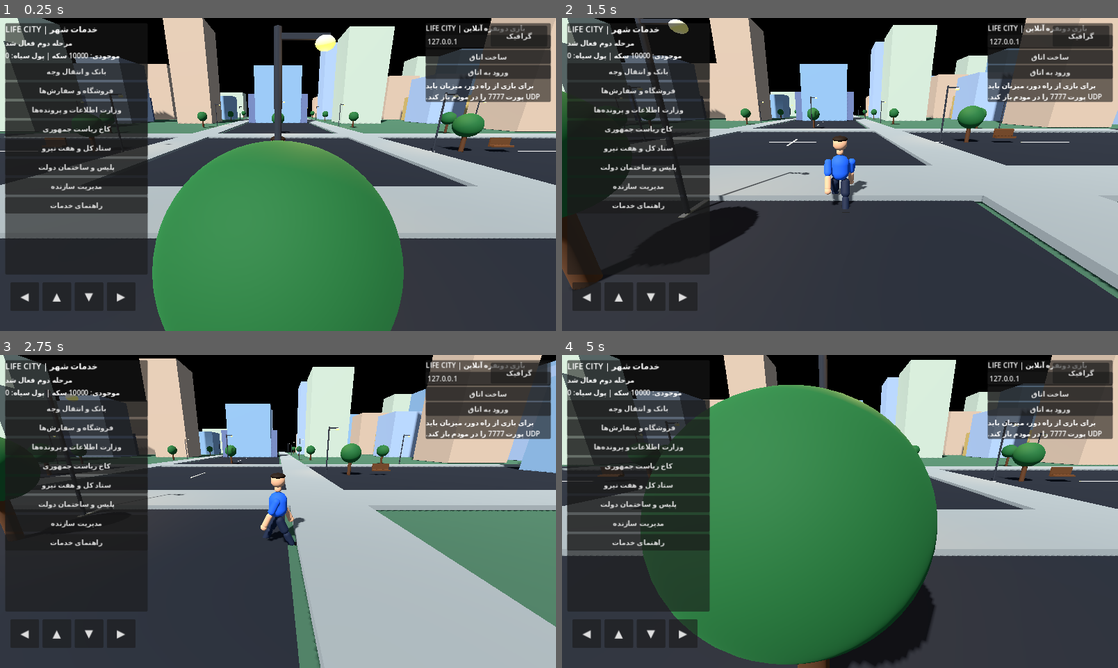
Above: before the commit, frames 1-4 (two rows, left to right).
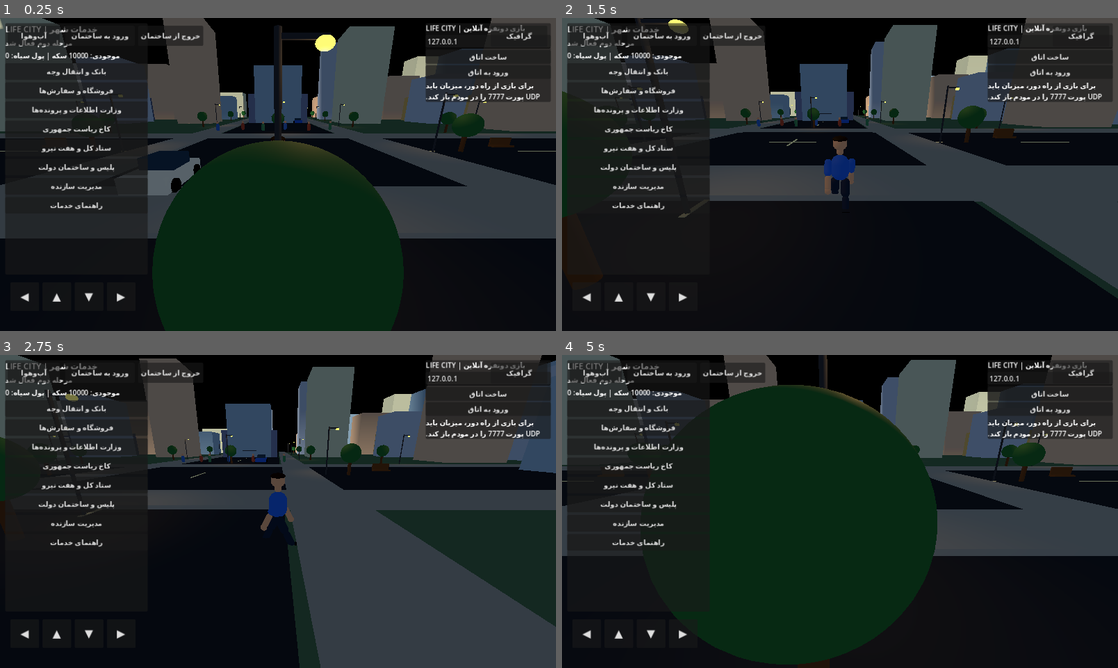
Above: after the commit, the same moments.

Repository: LifeCity2026Game/CITY
Game: Godot game, scene res://scenes/main.tscn
Two runs of this game, one before a commit and one after it. Both use one fixed random seed, a clock stepped at 60 frames per second and the inputs below.
Inputs:
- Up to frame 1 (0.25 s): no input
- Up to frame 2 (1.5 s): hold D 0.53-1.28 s; hold S from 1.28 s (still down)
- Up to frame 3 (2.75 s): release S at 2.03 s; hold D from 2.03 s (still down)
- Up to frame 4 (5 s): release D at 2.78 s; hold W 2.78-3.53 s; hold A from 3.53 s (still down)

The runs differ from the first frame. In frame 1, 72% of the frame differs, in the area x 0-100%, y 0-100%; in frame 2, 68%; in frame 3, 68%; in frame 4, 71%.
Error before the commit: Parse Error: Cannot infer the type of "paint" variable because the value doesn't have a set type. (res://scripts/city_features.gd:103)

Commit message:
Fix Godot inferred type parse error

Diff:
--- a/scripts/city_features.gd
+++ b/scripts/city_features.gd
@@ -100,7 +100,8 @@
 		car.name = "AmbientTraffic_%d" % i
 		car.position = Vector3(-5.5 if i % 2 == 0 else 5.5, 0.65, -90.0 + float(i) * 48.0)
 		add_child(car)
-		var paint := [Color(0.72, 0.12, 0.10), Color(0.12, 0.28, 0.66), Color(0.78, 0.78, 0.72), Color(0.12, 0.13, 0.14)][i]
+		var paints: Array[Color] = [Color(0.72, 0.12, 0.10), Color(0.12, 0.28, 0.66), Color(0.78, 0.78, 0.72), Color(0.12, 0.13, 0.14)]
+		var paint: Color = paints[i]
 		_box(car, "CarBody", Vector3.ZERO, Vector3(2.0, 0.72, 3.8), paint)
 		_box(car, "Cabin", Vector3(0, 0.55, -0.2), Vector3(1.55, 0.72, 1.8), Color(0.12, 0.20, 0.27))
 		for side in [-1.0, 1.0]:
